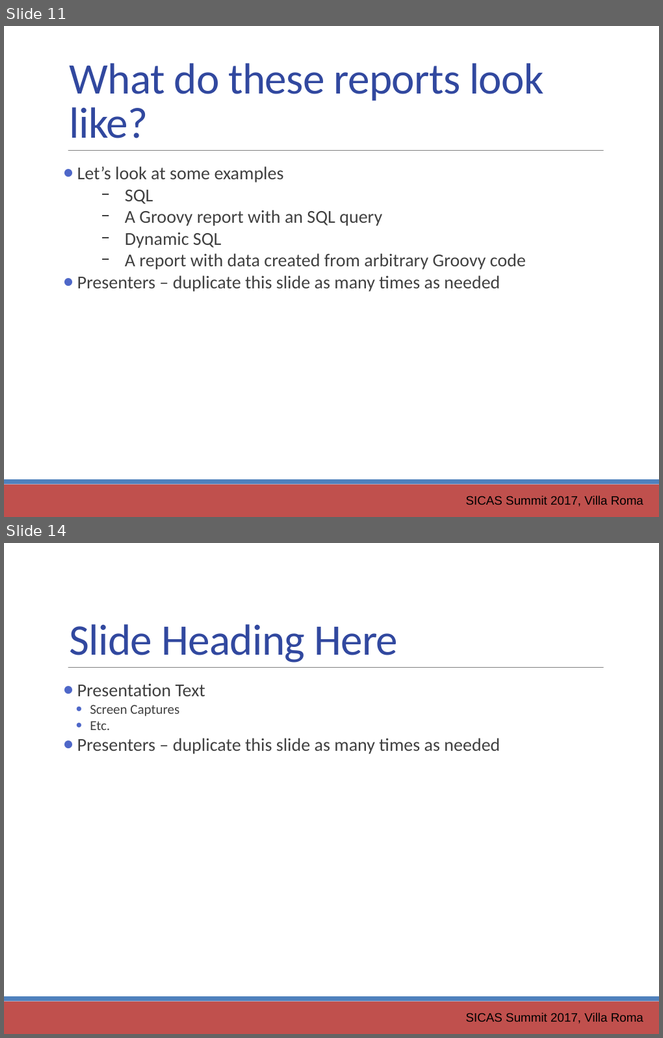
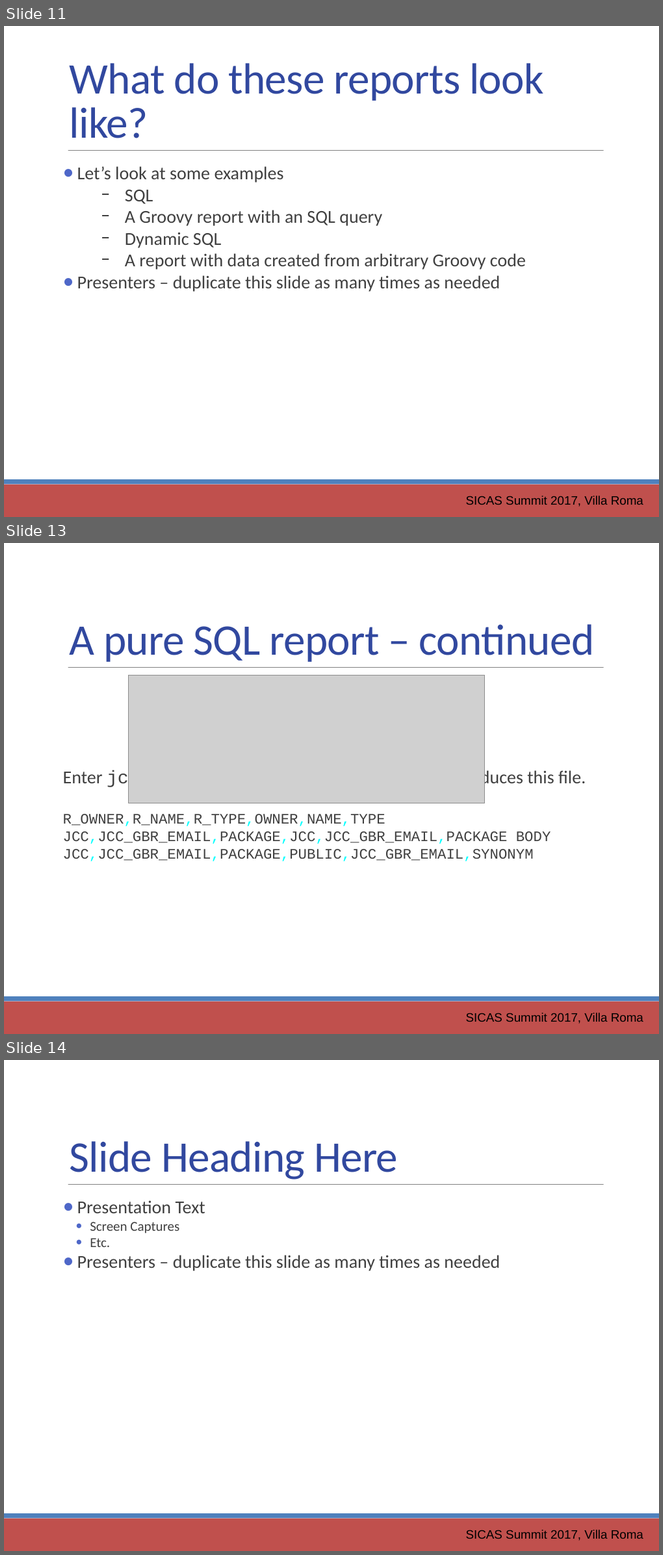
Before and after one commit to ewcole/simple_report, a slide deck: docs/SICAS_2017/Cole_Drop-In Reporting with Groovy.pptx. Shown one above the other, each under a label of ours: slides 11 and 14 before the commit, slides 11, 13 and 14 after it; the slides between them are not shown. The pictures are 663x1038 and 663x1555 pixels, drawn with LibreOffice and Linux fonts; fonts in the diff are those of the drawing; grey boxes stand for pictures. Boxes give left, top, right and bottom in pixels: in the first picture for what was removed or moved away, otherwise in the second. Text is boxed around its words. In the diff, an @@ line names an element or a change of style, - is before the commit and + after.

```diff
--- a/docs/SICAS_2017/Cole_Drop-In Reporting with Groovy.pptx
+++ b/docs/SICAS_2017/Cole_Drop-In Reporting with Groovy.pptx
@@ slide 13 added at (4,543,659,1034), background #FFFFFF; not listed: 3 template elements that a slide beside it also shows @@
@@ text added at (70,624,595,662), 48 pt, text #31489F @@
+A pure SQL report – continued
@@ picture added at (129,676,484,804) @@
@@ picture added at (179,676,485,785) @@
@@ text added at (63,769,586,861), 16 pt, text #404040 @@
+Enter jcc_gbr_email for the object_name and it produces this file.
+R_OWNER,R_NAME,R_TYPE,OWNER,NAME,TYPE
+JCC,JCC_GBR_EMAIL,PACKAGE,JCC,JCC_GBR_EMAIL,PACKAGE BODY
+JCC,JCC_GBR_EMAIL,PACKAGE,PUBLIC,JCC_GBR_EMAIL,SYNONYM
@@ text added at (466,1013,644,1024), 13.5 pt, text #000000 @@
+SICAS Summit 2017, Villa Roma
```
Also in this commit, not shown: 1 slide changed, 1 slide removed.
